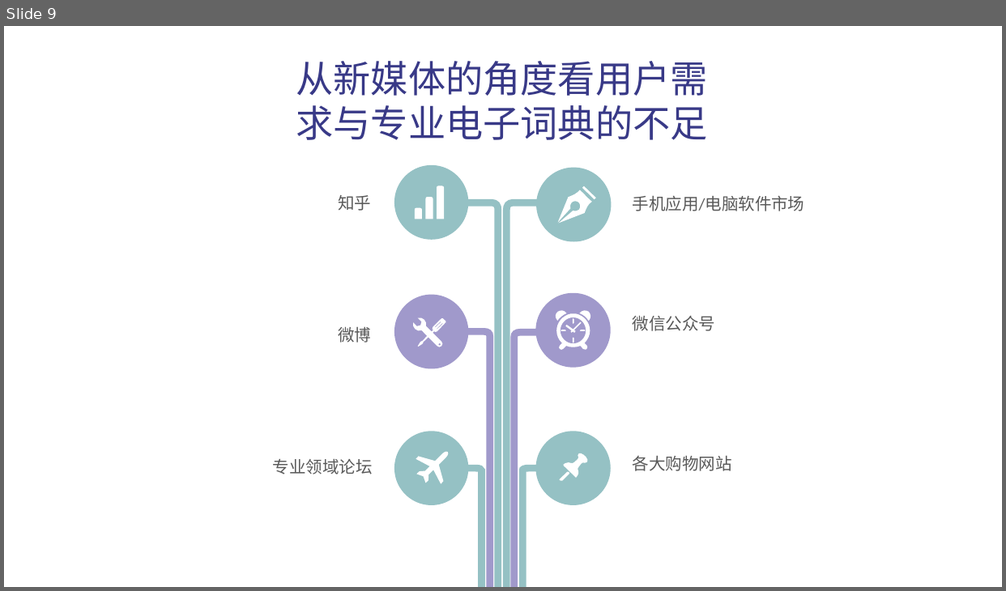
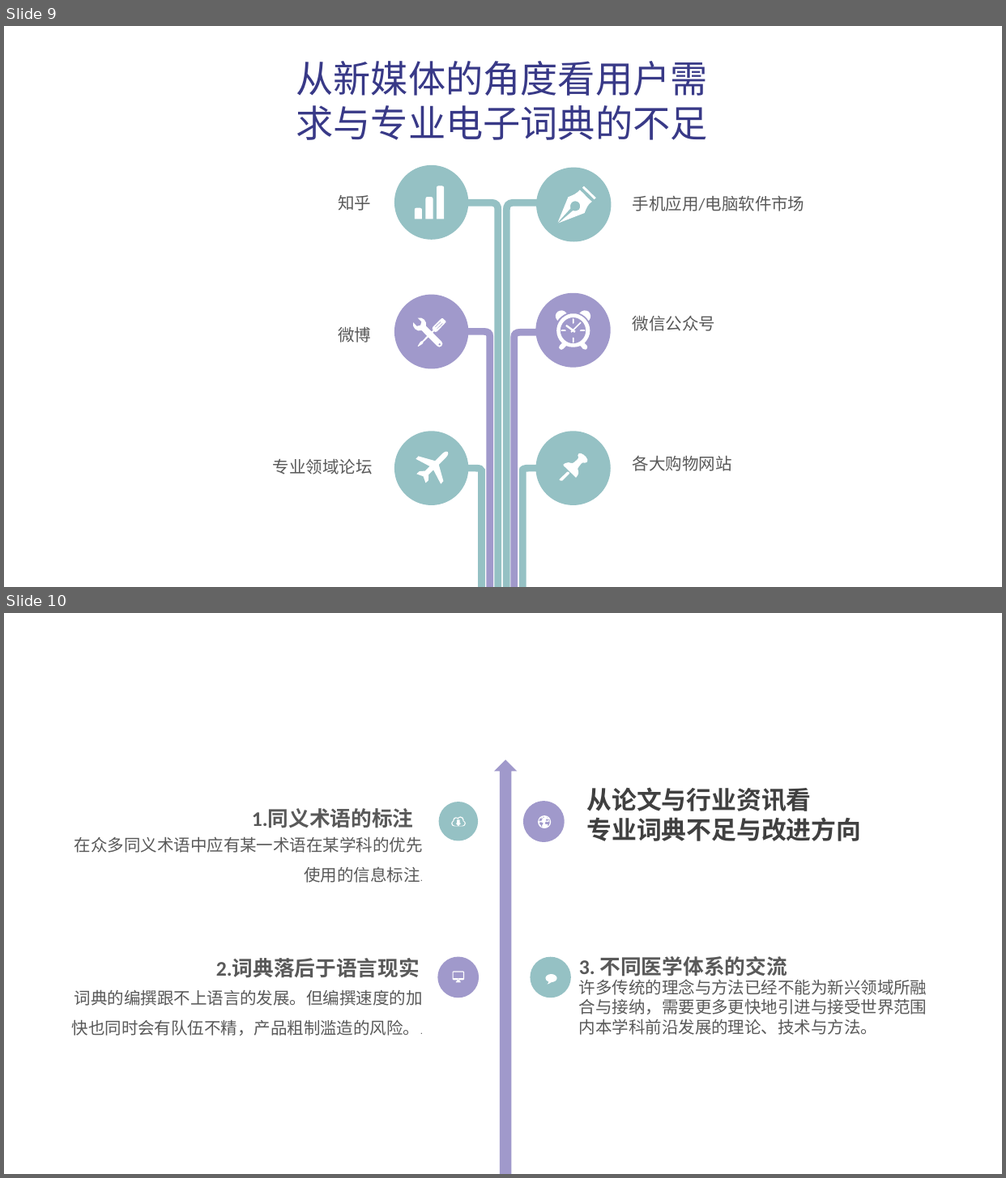
Before and after one commit to peijiawen98/TLK_1107, a slide deck: 电子词典需求分析.pptx. Shown one above the other, each under a label of ours: slide 9 before the commit, slides 9 and 10 after it. The pictures are 1006x591 and 1006x1178 pixels, drawn with LibreOffice and Linux fonts; fonts in the diff are those of the drawing. Boxes give left, top, right and bottom in pixels: in the first picture for what was removed or moved away, otherwise in the second. Text is boxed around its words. In the diff, an @@ line names an element or a change of style, - is before the commit and + after.

```diff
--- a/电子词典需求分析.pptx
+++ b/电子词典需求分析.pptx
@@ slide 10 added at [4,613,1002,1174], background #FFFFFF @@
@@ up arrow added at [494,760,518,1174], fill #A099CB @@
@@ freeform shape added at [439,802,478,841], fill #95C1C4 @@
@@ freeform shape added at [523,801,565,842], fill #A099CB @@
@@ text added at [586,787,861,841], 24 pt, text #404040, bold @@
+从论文与行业资讯看
+专业词典不足与改进方向
@@ text added at [252,809,414,828], 20 pt, text #595959, bold @@
+1.同义术语的标注
@@ freeform shape added at [452,816,466,826], fill #FFFFFF @@
@@ freeform shape added at [538,815,551,828], fill #FFFFFF @@
@@ text added at [74,837,423,883], 16 pt, text #595959 @@
+在众多同义术语中应有某一术语在某学科的优先使用的信息标注.
@@ text added at [216,959,420,977], 20 pt, text #595959, bold @@
+2.词典落后于语言现实
@@ freeform shape added at [437,957,479,999], fill #A099CB @@
@@ freeform shape added at [453,972,464,983], fill #FFFFFF @@
@@ freeform shape added at [530,957,572,999], fill #95C1C4 @@
@@ freeform shape added at [545,974,556,985], fill #FFFFFF @@
@@ text added at [579,956,787,980], 20 pt, text #595959, bold @@
+3. 不同医学体系的交流
@@ text added at [72,990,423,1036], 16 pt, text #595959 @@
+词典的编撰跟不上语言的发展。但编撰速度的加快也同时会有队伍不精，产品粗制滥造的风险。.
@@ freeform shape added at [458,979,459,980], fill #FFFEFE @@
@@ text added at [579,979,927,1035], 16 pt, text #595959 @@
+许多传统的理念与方法已经不能为新兴领域所融合与接纳，需要更多更快地引进与接受世界范围内本学科前沿发展的理论、技术与方法。
```
Also in this commit, not shown: 1 slide changed, 6 other slides added, 1 slide removed, 3 other files.
